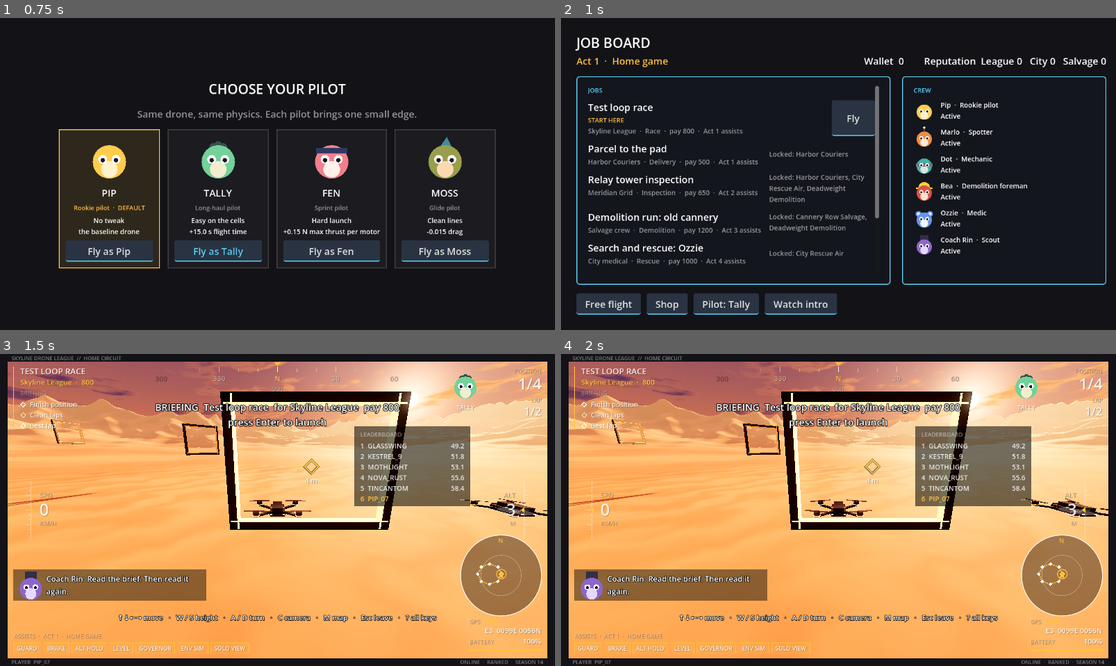
Above: before the commit, frames 1-4 (two rows, left to right).
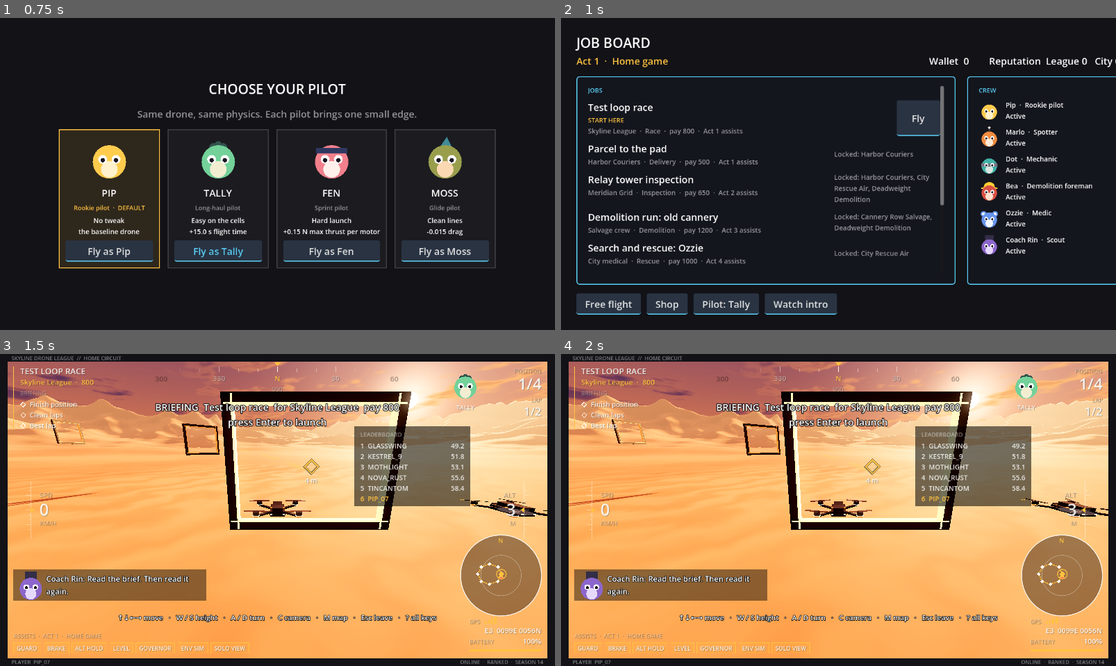
Above: after the commit, the same moments.

Repository: avdrav1/drone-sports
Game: Godot game, scene res://scenes/story/intro.tscn
Same seed, same stepped clock (60 frames per second), same inputs: the game is played once before the commit and once after it.
Inputs (mouse positions are in pixels of both pictures, inside the frame that each line leads up to):
- Up to frame 1 (0.75 s): tap Enter (ui_accept) at 0.5 s; move the mouse to (399, 158) at 0.52 s; hold Right (roll_right) from 0.53 s (still down); hold C (cycle_camera) from 0.53 s (still down); click (399, 158) at 0.67 s
- Up to frame 2 (1 s): keep holding Right (roll_right); keep holding C (cycle_camera); tap Enter (ui_accept) at 0.77 s
- Up to frame 3 (1.5 s): release Right (roll_right) at 1.25 s; release C (cycle_camera) at 1.25 s; click "Fly" at 1.25 s
- Up to frame 4 (2 s): no input

Frame 1 is identical in both runs. In frame 2, 8.0% of the frame differs, in the area x 37-100%, y 12-86%; in frame 3, less than 0.1%; in frame 4, less than 0.1%.

Commit message:
Story 8.1: Boss resource and kill switch
Co-Authored-By: Claude Opus 5.5 <noreply@anthropic.com>

Diff:
--- /dev/null
+++ b/data/boss/lattice.tres
@@ -0,0 +1,9 @@
+[gd_resource type="Resource" script_class="Boss" load_steps=3 format=3]
+
+[ext_resource type="Script" path="res://scripts/boss/boss.gd" id="1_boss"]
+[ext_resource type="Resource" path="res://data/boss/lattice_job.tres" id="2_job"]
+
+[resource]
+script = ExtResource("1_boss")
+enabled = true
+job = ExtResource("2_job")
--- /dev/null
+++ b/data/boss/lattice_job.tres
@@ -0,0 +1,19 @@
+[gd_resource type="Resource" script_class="Job" load_steps=3 format=3]
+
+[ext_resource type="Script" path="res://scripts/jobs/job.gd" id="1_job"]
+[ext_resource type="Resource" path="res://data/assists/act5.tres" id="2_act5"]
+
+[resource]
+script = ExtResource("1_job")
+id = &"lattice"
+title = "The Lattice"
+scene = "res://scenes/boss/lattice_job.tscn"
+client = "Everyone under it"
+job_type = &"boss"
+required_assists = ExtResource("2_act5")
+time_limit = 600.0
+pay = 5000
+countdown = 3.0
+default_view = 3
+tags = Array[StringName]([&"lethal"])
+crew_in_field = Array[StringName]([&"marlo", &"bea"])
--- /dev/null
+++ b/scripts/boss/boss.gd
@@ -0,0 +1,23 @@
+class_name Boss
+extends Resource
+# The Lattice as data (docs/BOSS.md). `enabled` is the feature flag: when false
+# the job never reaches the board and nothing under scenes/boss/ is loaded.
+
+@export var enabled := true
+## The boss job. Its scene is a path, so loading this never loads the scene.
+@export var job: Job
+## Crew who must be alive to attempt it.
+@export var required_characters: Array[StringName] = [&"marlo"]
+## A job that must be completed first: the fleet final, so the Lattice ends Act 5.
+@export var after_job: StringName = &"fleet_race"
+## Living crew tagged can_fly needed for the fleet phase.
+@export var min_fleet := 2
+## Reclaimed units side by side that open the trench entrance (phase 1).
+@export var gap_units := 4
+## Seconds the trench stays open once the player is in it (phase 2).
+@export var trench_time := 60.0
+## The override hold (phase 3): seconds, and the sphere's radius in metres.
+@export var hold_time := 10.0
+@export var hold_radius := 1.0
+## The chorus's lines.
+@export_file("*.json") var chorus := "res://data/dialogue/lattice.json"
--- /dev/null
+++ b/scripts/boss/boss_gate.gd
@@ -0,0 +1,51 @@
+class_name BossGate
+extends RefCounted
+# Whether the Lattice shows on the job board and whether it can be flown. Every
+# boss scene load goes through open(), which records it, so a test can prove a
+# disabled boss never loads anything.
+
+const DATA := "res://data/boss/lattice.tres"
+
+## The boss in play; tests may set their own.
+static var boss: Boss
+## Paths opened through open(), oldest first.
+static var loads: Array[String] = []
+
+static func data() -> Boss:
+	if boss == null:
+		boss = load(DATA)
+	return boss
+
+## On the board at all.
+static func listed() -> bool:
+	var b := data()
+	return b != null and b.enabled and b.job != null
+
+## Why it cannot be flown yet; empty when it can.
+static func reasons() -> Array[String]:
+	var out: Array[String] = []
+	var b := data()
+	if b == null:
+		return out
+	if b.after_job != &"" and Career.times_completed(b.after_job) == 0:
+		var before: Job = (load("res://data/jobs/board.tres") as JobList).by_id(b.after_job)
+		out.append("fly %s first" % (before.title if before else String(b.after_job)))
+	for id in b.required_characters:
+		var c: Character = Roster.character(id)
+		if c and not Roster.is_alive(id):
+			out.append("%s is gone" % c.name)
+	var fleet := FleetCrew.flyers().size()
+	if fleet < b.min_fleet:
+		out.append("needs %d crew who fly, %d left" % [b.min_fleet, fleet])
+	return out
+
+static func flyable() -> bool:
+	return listed() and reasons().is_empty()
+
+## Changes to the boss job's scene, if it can be flown.
+static func open(tree: SceneTree) -> bool:
+	if not flyable():
+		return false
+	loads.append(data().job.scene)
+	tree.change_scene_to_file(data().job.scene)
+	return true
--- a/scripts/jobs/job_list.gd
+++ b/scripts/jobs/job_list.gd
@@ -4,3 +4,9 @@
 # scan, so exported builds (where .tres files are remapped) find them too.
 
 @export var jobs: Array[Job] = []
+
+func by_id(id: StringName) -> Job:
+	for j in jobs:
+		if j.id == id:
+			return j
+	return null
--- a/scripts/ui/job_board.gd
+++ b/scripts/ui/job_board.gd
@@ -89,6 +89,11 @@
 		var row := _job_row(job)
 		job_rows[job.id] = row
 		_jobs_box.add_child(row)
+	# The Lattice is data-gated: switched off, it is never listed (Story 8.1).
+	if BossGate.listed():
+		var boss := _boss_row(BossGate.data().job)
+		job_rows[BossGate.data().job.id] = boss
+		_jobs_box.add_child(boss)
 	_crew_box.add_child(_heading("CREW"))
 	for id in Roster.ids():
 		var row := crew_row(id)
@@ -161,6 +166,42 @@
 			lock.text = "Closed: needs " + ", ".join(missing)
 		else:
 			lock.text = "Locked: " + (", ".join(teams) if not teams.is_empty() else "no team yet")
+		lock.add_theme_color_override("font_color", DIM)
+		lock.add_theme_font_size_override("font_size", 14)
+		lock.custom_minimum_size.x = 220
+		lock.autowrap_mode = TextServer.AUTOWRAP_WORD_SMART
+		row.add_child(lock)
+	return row
+
+## The boss's row: Fly when every requirement is met, else why not.
+func _boss_row(job: Job) -> HBoxContainer:
+	var row := HBoxContainer.new()
+	row.name = String(job.id)
+	row.add_theme_constant_override("separation", 16)
+	var text := VBoxContainer.new()
+	text.size_flags_horizontal = SIZE_EXPAND_FILL
+	var title := Label.new()
+	title.text = job.title
+	title.add_theme_color_override("font_color", HURT)
+	text.add_child(title)
+	var details := Label.new()
+	details.name = "Details"
+	details.text = "%s  ·  Lethal for crew in the field  ·  pay %d  ·  %s assists" % [job.client, job.pay, preset_label(job)]
+	details.add_theme_color_override("font_color", DIM)
+	details.add_theme_font_size_override("font_size", 14)
+	text.add_child(details)
+	row.add_child(text)
+	if BossGate.flyable():
+		var b := Button.new()
+		b.name = "Fly"
+		b.text = "Fly"
+		b.custom_minimum_size.x = 90
+		b.pressed.connect(func(): BossGate.open(get_tree()))
+		row.add_child(b)
+	else:
+		var lock := Label.new()
+		lock.name = "Locked"
+		lock.text = "Unreachable: " + "; ".join(BossGate.reasons())
 		lock.add_theme_color_override("font_color", DIM)
 		lock.add_theme_font_size_override("font_size", 14)
 		lock.custom_minimum_size.x = 220
--- /dev/null
+++ b/tests/test_boss_gate.gd
@@ -0,0 +1,85 @@
+extends RefCounted
+# Story 8.1: boss resource and kill switch. Off, the Lattice never reaches the
+# board and nothing under scenes/boss/ loads; on, the board says why it can't
+# be flown until it can.
+
+const Sim = preload("res://tests/sim.gd")
+const BOARD := "res://scenes/ui/job_board.tscn"
+
+func _board() -> JobBoard:
+	var b: JobBoard = load(BOARD).instantiate()
+	Sim.add(b)
+	return b
+
+## The shipped boss with `enabled` set, installed for this test.
+func _boss(on: bool) -> Boss:
+	var b: Boss = (load(BossGate.DATA) as Boss).duplicate()
+	b.enabled = on
+	BossGate.boss = b
+	BossGate.loads.clear()
+	return b
+
+## Every boss scene path, for the load spy.
+func _boss_scene_paths() -> Array[String]:
+	var out: Array[String] = [(load(BossGate.DATA) as Boss).job.scene]
+	var dir := DirAccess.open("res://scenes/boss")
+	if dir:
+		for f in dir.get_files():
+			if f.ends_with(".tscn"):
+				out.append("res://scenes/boss/" + f)
+	return out
+
+func _cached_boss_scenes() -> Array:
+	return _boss_scene_paths().filter(func(p): return ResourceLoader.has_cached(p))
+
+func test_shipped_data_is_the_flag() -> bool:
+	var b: Boss = load(BossGate.DATA)
+	return b.enabled and b.required_characters == [&"marlo"] and b.min_fleet == 2 \
+		and b.job.tags.has(&"lethal") and b.chorus.ends_with("lattice.json") and b.hold_time > 0.0
+
+func test_disabled_never_listed_or_loaded() -> bool:
+	_boss(false)
+	# Everything met, so only the flag keeps it off.
+	Career.job_completed(&"fleet_race")
+	var b := _board()
+	await Sim.process_frames(2)
+	b.refresh()
+	var ok := not b.job_rows.has(&"lattice") and not BossGate.listed() and not BossGate.open(Sim.tree()) \
+		and BossGate.loads.is_empty() and _cached_boss_scenes().is_empty()
+	b.free()
+	BossGate.boss = null
+	return ok
+
+func test_unmet_requirements_show_why() -> bool:
+	_boss(true)
+	var b := _board()
+	await Sim.process_frames(1)
+	var row: Node = b.job_rows.get(&"lattice")
+	var first: String = row.get_node("Locked").text if row and row.has_node("Locked") else ""
+	b.free()
+	Career.job_completed(&"fleet_race")
+	Roster.kill(&"marlo")
+	for id in [&"dot", &"ozzie"]:
+		Roster.kill(id)
+	b = _board()
+	await Sim.process_frames(1)
+	row = b.job_rows.get(&"lattice")
+	var second: String = row.get_node("Locked").text if row and row.has_node("Locked") else ""
+	var ok := first.contains("Team relay first") and second.contains("Marlo is gone") \
+		and second.contains("needs 2 crew who fly, 1 left") and not second.contains("relay") \
+		and b.fly_button(&"lattice") == null and BossGate.loads.is_empty()
+	if not ok:
+		print("        %s / %s" % [first, second])
+	b.free()
+	BossGate.boss = null
+	return ok
+
+func test_all_met_is_flyable() -> bool:
+	_boss(true)
+	Career.job_completed(&"fleet_race")
+	var b := _board()
+	await Sim.process_frames(1)
+	var ok := b.fly_button(&"lattice") != null and BossGate.flyable() and BossGate.reasons().is_empty()
+	b.free()
+	BossGate.boss = null
+	return ok
Not shown, added: scripts/boss/boss.gd.uid
Not shown, added: scripts/boss/boss_gate.gd.uid
Not shown, added: tests/test_boss_gate.gd.uid
Not shown, changed: docs/BACKLOG.md
